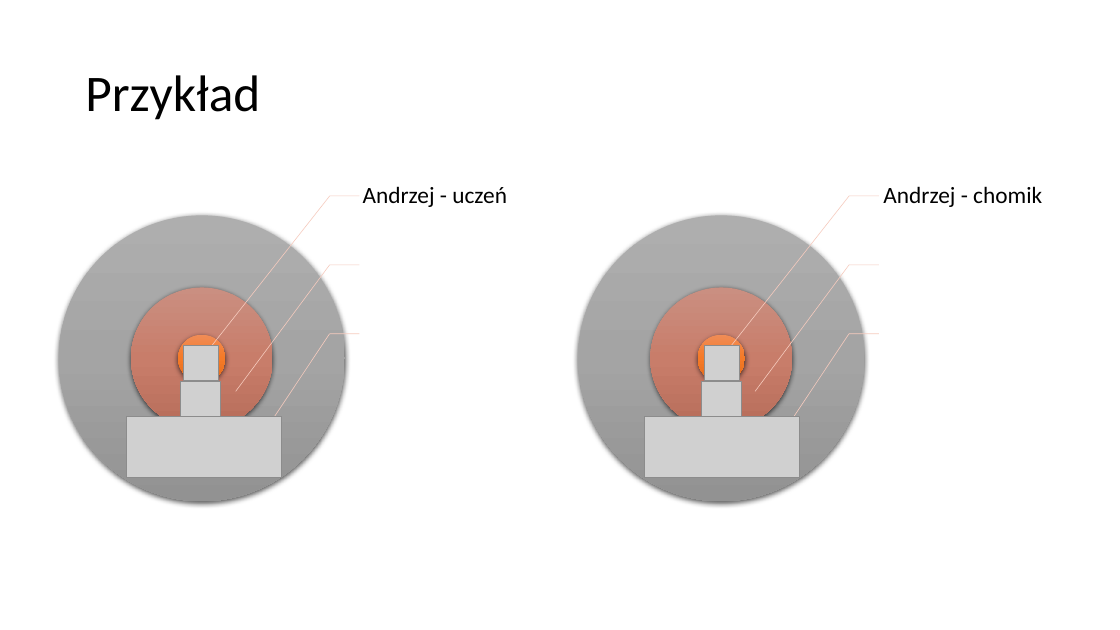
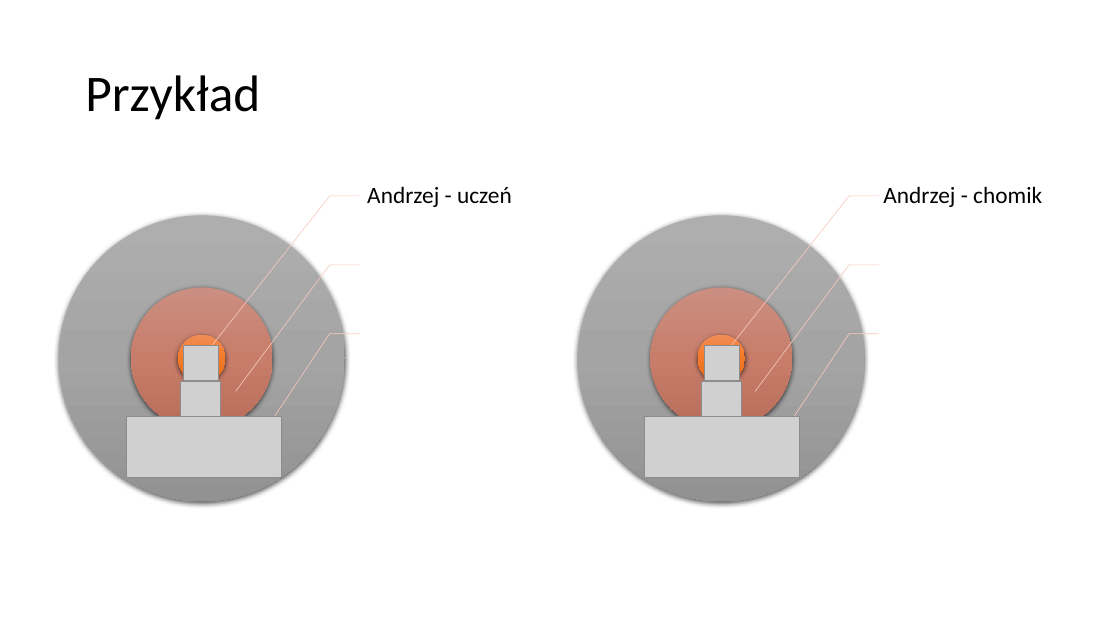
Before and after one commit to blackbat13/CS-HTiEW, a slide deck: slide 19 of Wprowadzenie do funkcji/III. Wprowadzenie do funkcji - globalność i lokalność zmiennych/Globalność i lokalność.pptx (slide 10 before the commit). Drawn at 1120x630 pixels with LibreOffice and Linux fonts; fonts in the diff are those of the drawing; grey boxes stand for pictures. Boxes give left, top, right and bottom in pixels: in the first picture for what was removed or moved away, otherwise in the second. Text is boxed around its words. In the diff, an @@ line names an element or a change of style, - is before the commit and + after.

Commit message:
Dodano nowy przykład

```diff
--- a/Wprowadzenie do funkcji/III. Wprowadzenie do funkcji - globalność i lokalność zmiennych/Globalność i lokalność.pptx
+++ b/Wprowadzenie do funkcji/III. Wprowadzenie do funkcji - globalność i lokalność zmiennych/Globalność i lokalność.pptx
@@ text "Andrzej - uczeń": place and size @@
-text "Andrzej - uczeń" at box(363, 186, 507, 207)
+text "Andrzej - uczeń" at box(367, 186, 512, 207)
```
Also in this commit, not shown: 1 other slide changed, 9 slides added.
